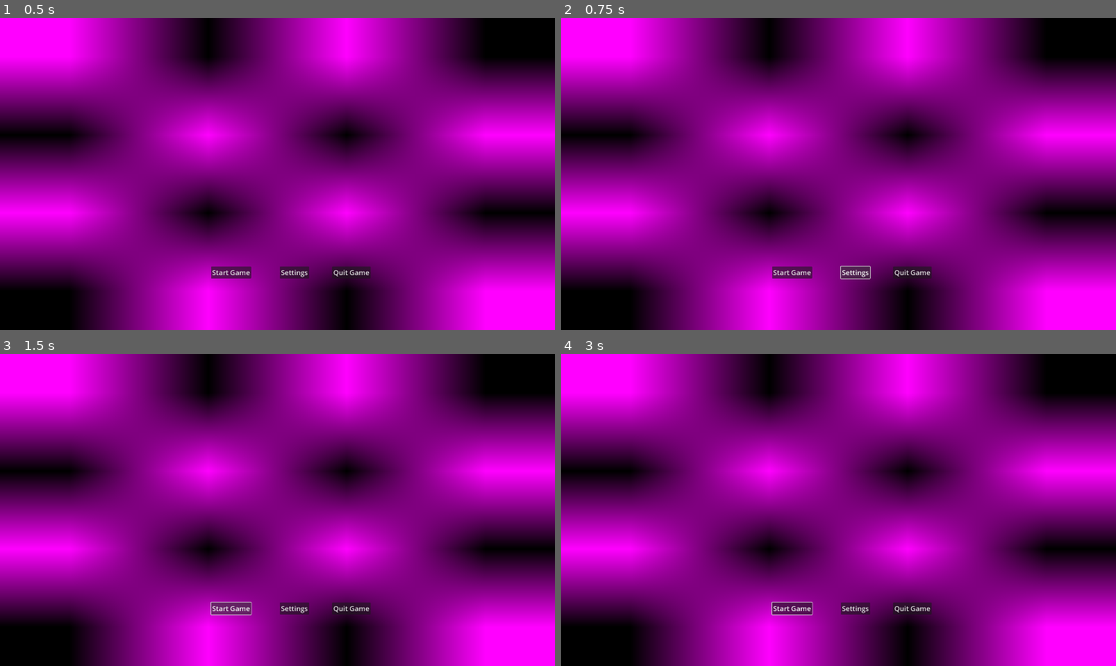
Above: before the commit, frames 1-4 (two rows, left to right).
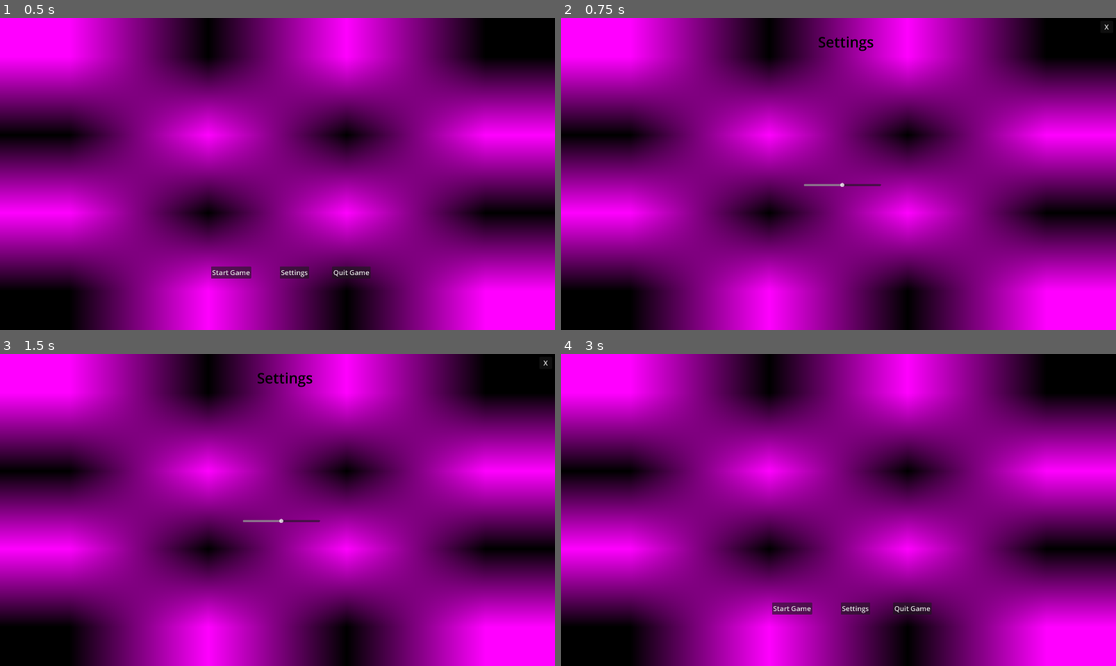
Above: after the commit, the same moments.

Repository: ZenoGlitch/ThePostman
Game: Godot game, scene res://Scenes/main.tscn
The game is run twice, just before and just after one commit, with the same random seed, the same clock (stepped at 60 frames per second) and the same inputs. The engine's default icon, where the game draws it, is replaced by a stand-in: a white triangle on a blue panel in a dark square.
Inputs (mouse positions are in pixels of both pictures, inside the frame that each line leads up to):
- Up to frame 1 (0.5 s): no input
- Up to frame 2 (0.75 s): click "Settings" at 0.5 s
- Up to frame 3 (1.5 s): click "Start Game" at 1.25 s
- Up to frame 4 (3 s): click "Start Game" at 2 s; click (1104, 363) at 2.75 s, where only the run after the commit has a clickable "X"

Frame 1 is identical in both runs. In frame 2, 1.0% of the frame differs, in the area x 38-99%, y 2-84%; in frame 3, 1.0%; in frame 4, less than 0.1%.
Error before the commit: Parse Error: Preload file "res://Scenes/settings_menu.tscn" does not exist. (res://Scripts/Global/global_resources.gd:7)

Commit message:
fixed changed references and cleaned up code
Forgot to change the path of referenced scenes that was moved to the UI folder in the previous push, corrected.

Made use of the global resources to load settings in main menu which made the code cleaner

Diff:
--- a/Scripts/Global/global_resources.gd
+++ b/Scripts/Global/global_resources.gd
@@ -4,8 +4,8 @@
 
 var game_state : GameState = GameState.MAIN_MENU
 
-var settings_screen = preload("res://Scenes/settings_menu.tscn")
-var pause_screen = preload("res://Scenes/pause_menu.tscn")
+var settings_screen = preload("res://Scenes/UI/settings_menu.tscn")
+var pause_screen = preload("res://Scenes/UI/pause_menu.tscn")
 
 # Called when the node enters the scene tree for the first time.
 func _ready():
--- a/Scripts/UI/main_menu.gd
+++ b/Scripts/UI/main_menu.gd
@@ -1,10 +1,7 @@
 extends Node2D
-
-var settingsScreen = preload("res://Scenes/settings_menu.tscn")
 
 # Called when the node enters the scene tree for the first time.
 func _ready():
-
 	pass
 
 # Called every frame. 'delta' is the elapsed time since the previous frame.
@@ -17,8 +14,7 @@
 	self.queue_free()
 
 func _on_settings_button_pressed():
-	var settingsScreenInstance = settingsScreen.instantiate()
-	add_child(settingsScreenInstance)
+	add_child(Global.InstanceSettingsScreen())
 
 func _on_quit_game_button_pressed():
 	get_tree().quit()
--- a/Scripts/player.gd
+++ b/Scripts/player.gd
@@ -5,7 +5,7 @@
 var canBeClicked : bool = false
 var playerScreenOpen = false
 
-var player_screen_scene = preload("res://Scenes/player_screen.tscn")
+var player_screen_scene = preload("res://Scenes/UI/player_screen.tscn")
 var player_screen_position : Vector2
 
 func _ready():
